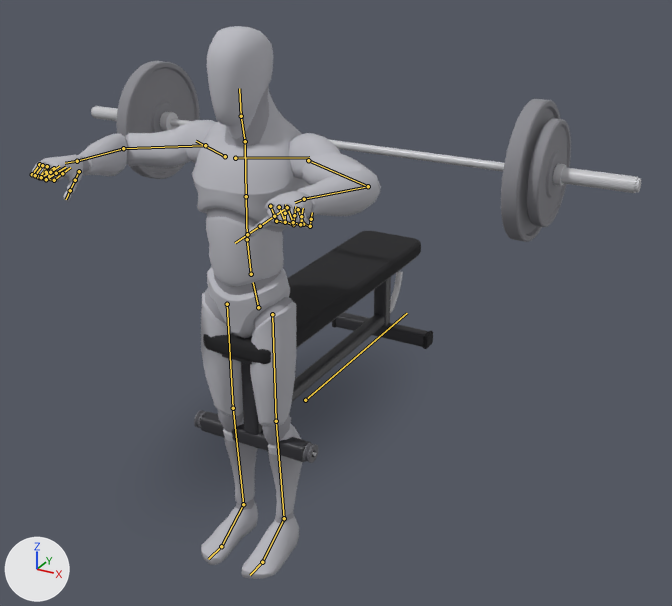
The glTF model app/src/main/assets/mannequins/barbell_bench_press.glb: old version first, new version second.
Before and after are seen from a camera (50 mm lens) standing at (1.6, -2.66, 1.76) and looking at (0.15, -0.03, 0.45). The axes (+X, +Y, +Z) are drawn at lower left. The lights are the same throughout. The picture after the commit comes second. Both versions are drawn at frame 10 of the action 'lowering'; the numbers are the values there. The bones that change, and the others that lie on the model, are drawn over the model as lines.

The first picture shows 'barbell_0', 'barbell_10', 'barbell_11', 'barbell_4', 'barbell_8', 'bench_1', 'bench_14', 'bench_4', 'bench_7', 'body', 'body_1' and 11 more.
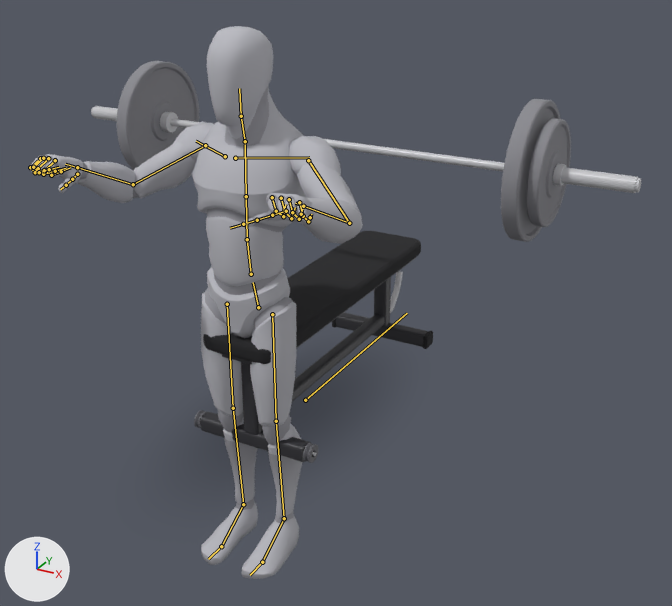
Edits to the scene script, one JSON object a line:
```json
{"block": "bone_upperarm_l", "where": "bone_upperarm_l = bpy.data.objects['Armature'].pose.bones['upperarm_l']  # child of 'clavicle_l'"}
{"op": "set", "path": "bone_upperarm_l.rotation_quaternion", "old": "(-0.978, -0.195, 0.05, 0.046)", "new": "(-0.906, -0.179, 0.233, 0.304)", "note": "degrees (23, -5, -6) -> degrees (29, -18, -42)"}
{"block": "bone_lowerarm_l", "where": "bone_lowerarm_l = bpy.data.objects['Armature'].pose.bones['lowerarm_l']  # child of 'upperarm_l'"}
{"op": "set", "path": "bone_lowerarm_l.rotation_quaternion", "old": "(0.776, 0.628, 0.041, 0.033)", "new": "(0.736, 0.59, 0.258, 0.207)", "note": "degrees (78, 1, 6) -> degrees (80, 8, 38)"}
{"block": "bone_hand_l", "where": "bone_hand_l = bpy.data.objects['Armature'].pose.bones['hand_l']  # child of 'lowerarm_l'"}
{"op": "set", "path": "bone_hand_l.rotation_quaternion", "old": "(0.994, -0.11, 0.0, -0.001)", "new": "(1.0, -0.025, 0.0, -0.005)", "note": "degrees (-13, 0, 0) -> degrees (-3, 0, -1)"}
{"block": "bone_upperarm_r", "where": "bone_upperarm_r = bpy.data.objects['Armature'].pose.bones['upperarm_r']  # child of 'clavicle_r'"}
{"op": "set", "path": "bone_upperarm_r.rotation_quaternion", "old": "(-0.978, -0.195, -0.05, -0.046)", "new": "(-0.906, -0.179, -0.233, -0.304)", "note": "degrees (23, 5, 6) -> degrees (29, 18, 42)"}
{"block": "bone_lowerarm_r", "where": "bone_lowerarm_r = bpy.data.objects['Armature'].pose.bones['lowerarm_r']  # child of 'upperarm_r'"}
{"op": "set", "path": "bone_lowerarm_r.rotation_quaternion", "old": "(0.776, 0.628, -0.041, -0.033)", "new": "(0.736, 0.59, -0.258, -0.207)", "note": "degrees (78, -1, -6) -> degrees (80, -8, -38)"}
{"block": "bone_hand_r", "where": "bone_hand_r = bpy.data.objects['Armature'].pose.bones['hand_r']  # child of 'lowerarm_r'"}
{"op": "set", "path": "bone_hand_r.rotation_quaternion", "old": "(0.994, -0.11, 0.0, 0.001)", "new": "(1.0, -0.025, 0.0, 0.005)", "note": "degrees (-13, 0, 0) -> degrees (-3, 0, 1)"}
```

Where the change shows, as pixel boxes [x1, y1, x2, y2] in the pictures (672 x 606 px):
```json
{"object": "body", "change": "posed", "before": [31, 26, 381, 579], "after": [30, 26, 363, 579]}
{"object": "body_1", "change": "posed", "before": [31, 85, 380, 524], "after": [30, 85, 311, 524]}
{"bone": "upperarm_l", "before": "(308, 160) to (368, 186)", "after": "(308, 160) to (349, 223)"}
{"bone": "lowerarm_l", "before": "(368, 186) to (304, 199)", "after": "(349, 223) to (303, 206)"}
{"bone": "hand_l", "before": "(304, 199) to (295, 202)", "after": "(303, 206) to (295, 203)"}
{"bone": "upperarm_r", "before": "(205, 145) to (123, 148)", "after": "(205, 145) to (133, 184)"}
{"bone": "lowerarm_r", "before": "(123, 148) to (77, 161)", "after": "(133, 184) to (77, 167)"}
{"bone": "hand_r", "before": "(77, 161) to (65, 163)", "after": "(77, 167) to (65, 164)"}
```
